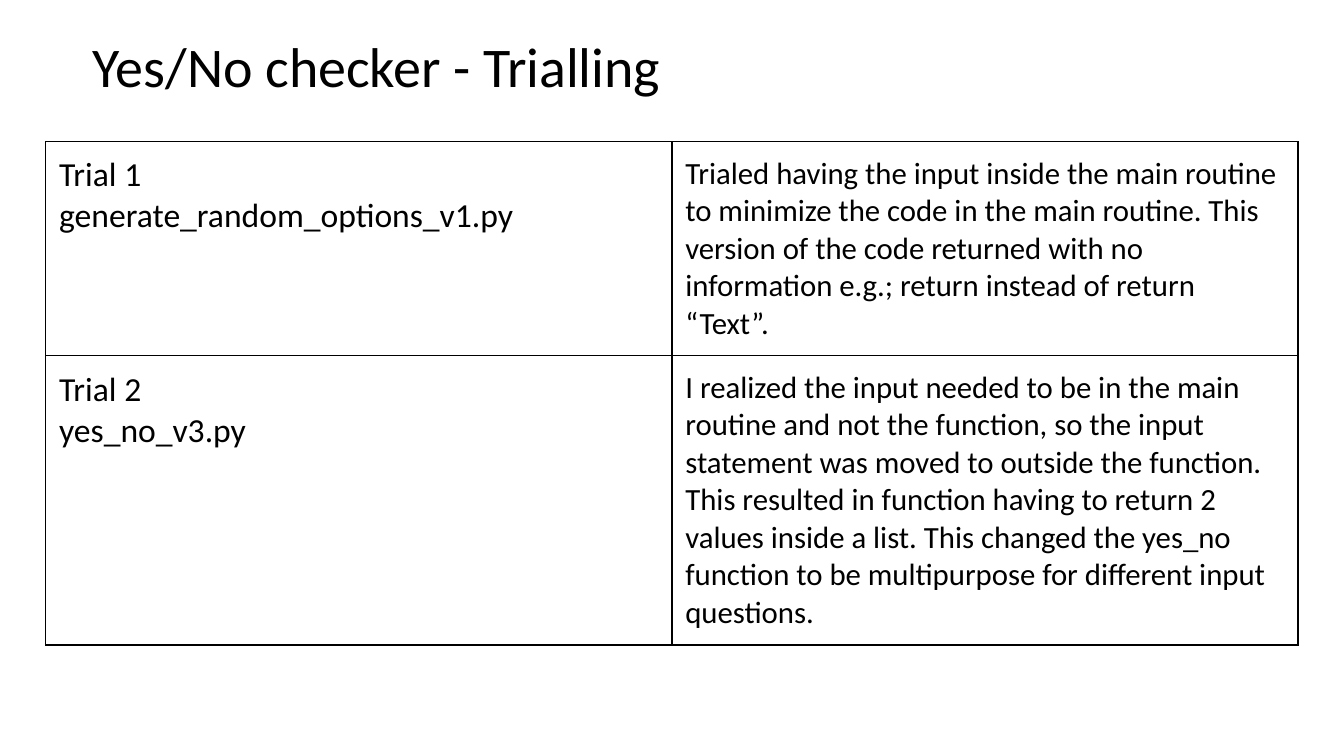
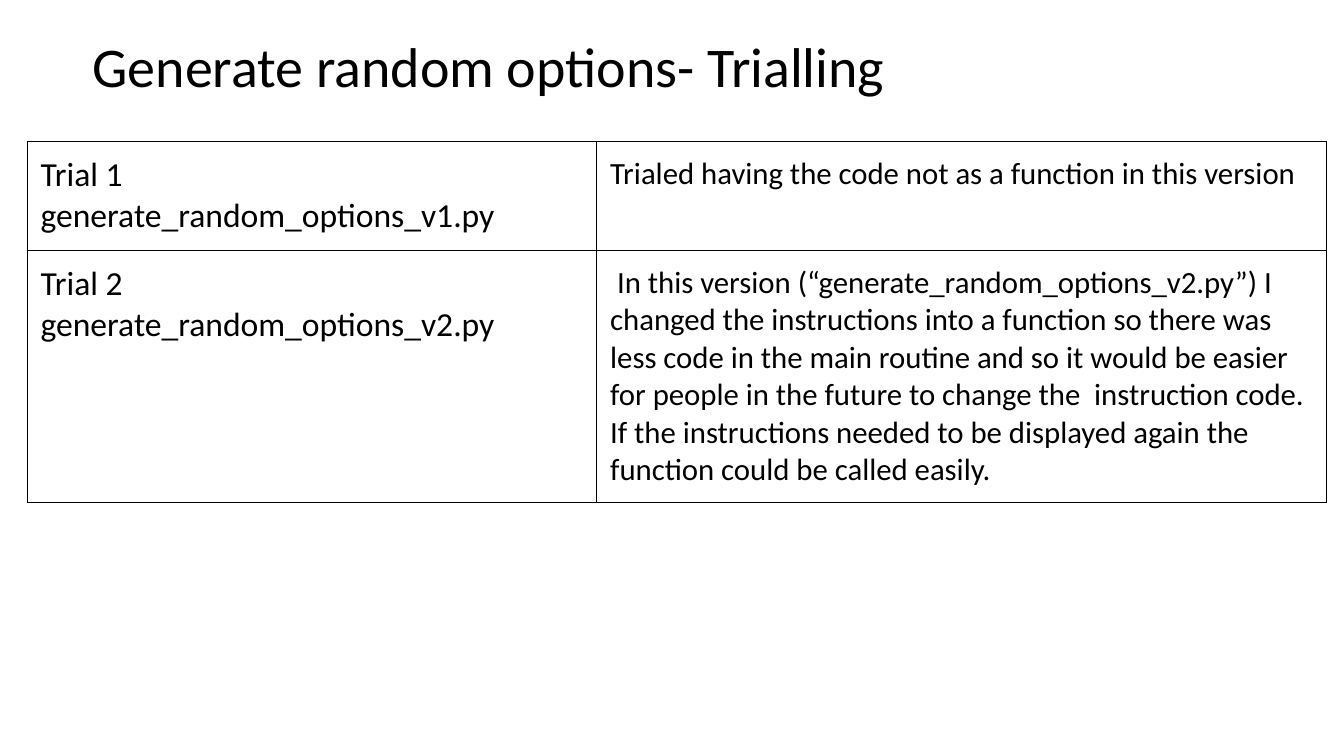
Before and after one commit to twschool/Assessment, a slide deck: slide 14 of Maori quiz documentation.pptx (slide 13 before the commit). Drawn at 1344x756 pixels with LibreOffice and Linux fonts; fonts in the diff are those of the drawing. Boxes give left, top, right and bottom in pixels: in the first picture for what was removed or moved away, otherwise in the second. Text is boxed around its words. In the diff, an @@ line names an element or a change of style, - is before the commit and + after.

```diff
--- a/Maori quiz documentation.pptx
+++ b/Maori quiz documentation.pptx
@@ title at [93,48,884,97]: text changed @@
-Yes/No checker - Trialling
+Generate random options- Trialling
@@ table at [27,142,1327,498] @@
-row 1, column 2: Trialed having the input inside the main routine to minimize the code in the main routine. This version of the code returned with no information e.g.; return instead of return “Text”.
+row 1, column 2: Trialed having the code not as a function in this version
-row 2, column 1: Trial 2 / yes_no_v3.py
+row 2, column 1: Trial 2 / generate_random_options_v2.py
-row 2, column 2: I realized the input needed to be in the main routine and not the function, so the input statement was moved to outside the function. This resulted in function having to return 2 values inside a list. This changed the yes_no function to be multipurpose for different input questions.
+row 2, column 2: In this version (“generate_random_options_v2.py”) I changed the instructions into a function so there was less code in the main routine and so it would be easier for people in the future to change the instruction code. If the instructions needed to be displayed again the function could be called easily.
@@ table: place and size @@
-table at [45,142,1298,639]
+table at [27,142,1327,498]
```
Also in this commit, not shown: 2 other slides changed, 2 slides added, 2 slides removed, 2 other files.
